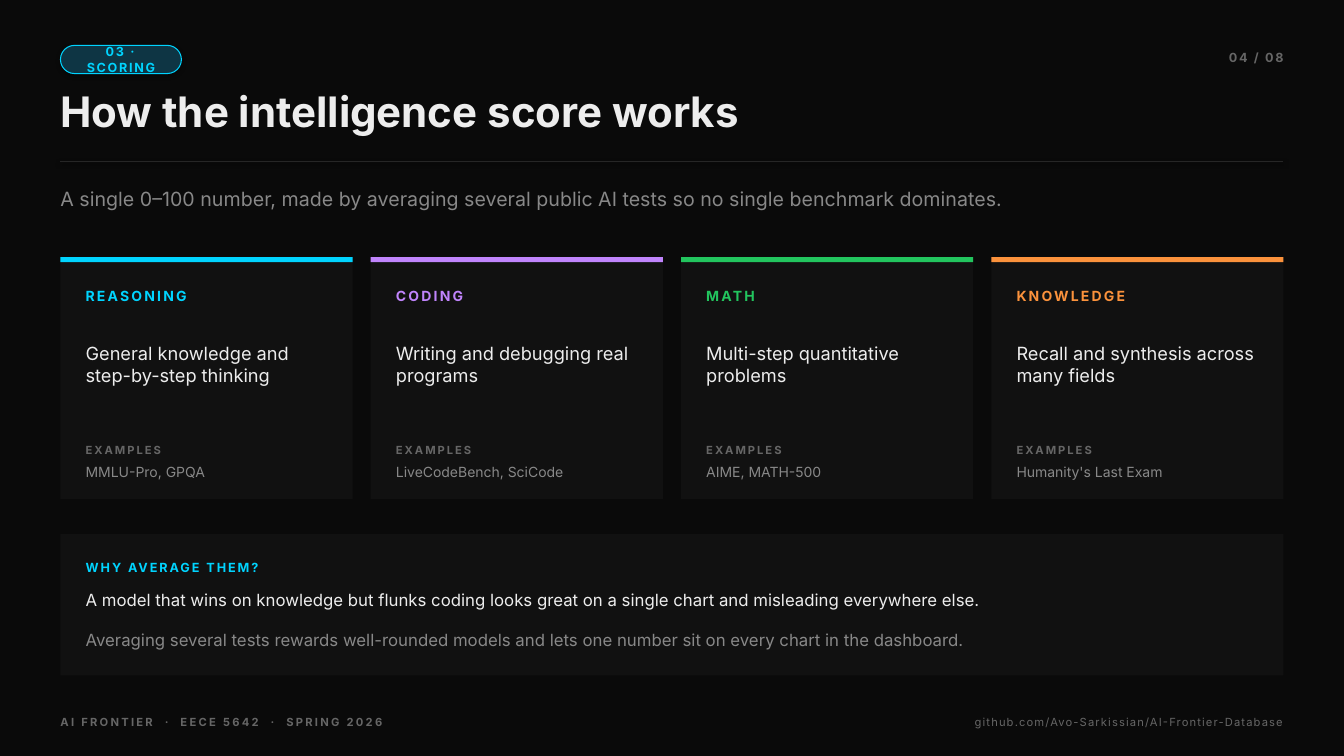
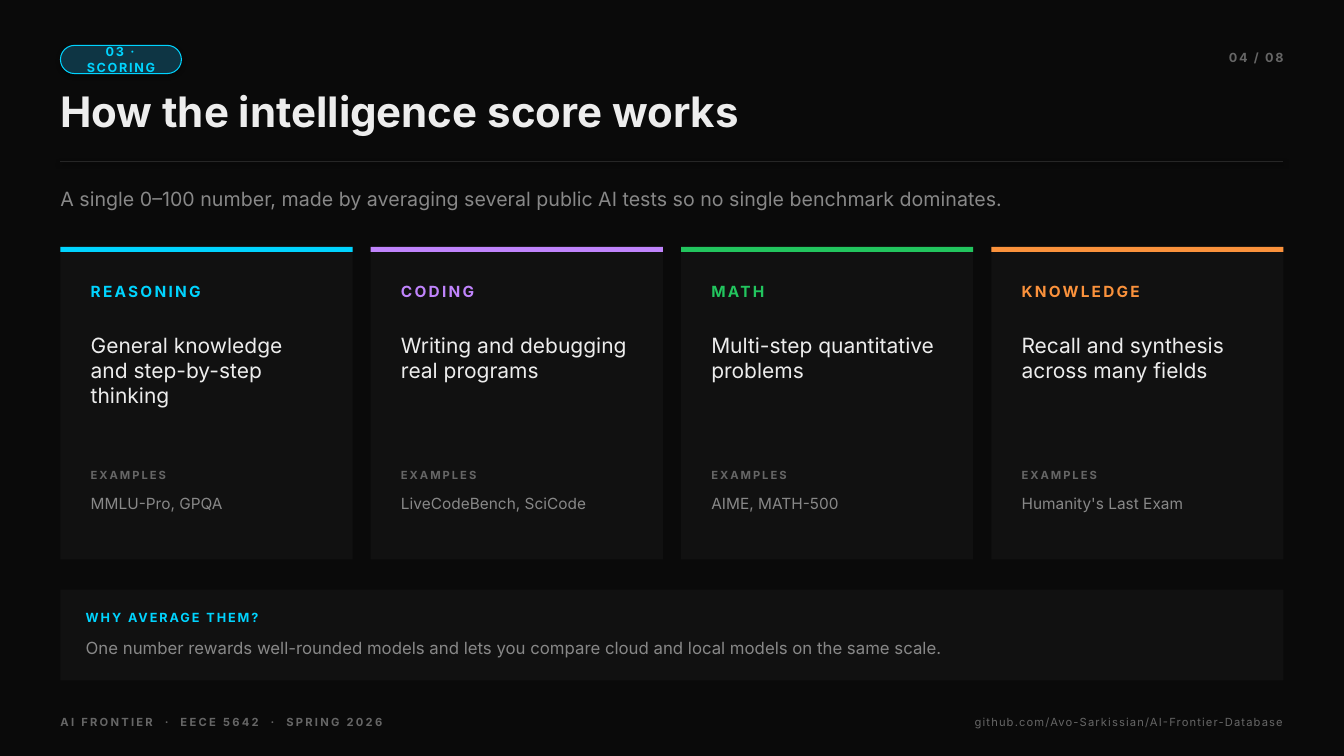
Before and after one commit to Avo-Sarkissian/AI-Frontier-Database, a slide deck: slide 4 of AI_Frontier_Presentation.pptx. Drawn at 1344x756 pixels with LibreOffice and Linux fonts; fonts in the diff are those of the drawing. Boxes give left, top, right and bottom in pixels: in the first picture for what was removed or moved away, otherwise in the second. Text is boxed around its words. In the diff, an @@ line names an element or a change of style, - is before the commit and + after.

```diff
--- a/AI_Frontier_Presentation.pptx
+++ b/AI_Frontier_Presentation.pptx
@@ rectangle: place and size @@
-rectangle at [60, 257, 353, 499]
+rectangle at [60, 247, 353, 560]
@@ rectangle: place and size @@
-rectangle at [371, 257, 663, 499]
+rectangle at [371, 247, 663, 560]
@@ rectangle: place and size @@
-rectangle at [682, 257, 974, 499]
+rectangle at [682, 247, 974, 560]
@@ 4 rectangles: place and size @@
-4 rectangles at [60, 257, 1284, 262]
+4 rectangles at [60, 247, 1284, 252]
@@ rectangle: place and size @@
-rectangle at [991, 257, 1284, 499]
+rectangle at [991, 247, 1284, 560]
@@ text "General knowledge and step-by-step thinking": place and size @@
-text "General knowledge and step-by-step thinking" at [86, 346, 289, 386]
+text "General knowledge and step-by-step thinking" at [91, 337, 283, 408]
@@ text "Writing and debugging real programs": place and size @@
-text "Writing and debugging real programs" at [396, 346, 628, 386]
+text "Writing and debugging real programs" at [401, 337, 626, 383]
@@ text "Multi-step quantitative problems": place and size @@
-text "Multi-step quantitative problems" at [706, 346, 899, 386]
+text "Multi-step quantitative problems" at [711, 337, 934, 383]
@@ size 13 to 15 pt in 4 elements at [91, 337, 283, 408], [401, 337, 626, 383], [711, 337, 934, 383], [1022, 337, 1224, 383] @@
@@ text "Recall and synthesis across many ...": place and size @@
-text "Recall and synthesis across many ..." at [1017, 346, 1254, 386]
+text "Recall and synthesis across many ..." at [1022, 337, 1224, 383]
@@ text "EXAMPLES": place and size @@
-text "EXAMPLES" at [86, 446, 161, 454]
+text "EXAMPLES" at [91, 471, 166, 479]
@@ text "EXAMPLES": place and size @@
-text "EXAMPLES" at [396, 446, 471, 454]
+text "EXAMPLES" at [401, 471, 476, 479]
@@ text "EXAMPLES": place and size @@
-text "EXAMPLES" at [706, 446, 781, 454]
+text "EXAMPLES" at [711, 471, 786, 479]
@@ text "EXAMPLES": place and size @@
-text "EXAMPLES" at [1017, 446, 1092, 454]
+text "EXAMPLES" at [1022, 471, 1097, 479]
@@ text "MMLU-Pro, GPQA": place and size @@
-text "MMLU-Pro, GPQA" at [86, 467, 205, 479]
+text "MMLU-Pro, GPQA" at [91, 498, 222, 512]
@@ text "LiveCodeBench, SciCode": place and size @@
-text "LiveCodeBench, SciCode" at [396, 466, 564, 479]
+text "LiveCodeBench, SciCode" at [401, 497, 586, 512]
@@ text "AIME, MATH-500": place and size @@
-text "AIME, MATH-500" at [706, 467, 822, 479]
+text "AIME, MATH-500" at [711, 498, 838, 512]
@@ size 10 to 11 pt in 8 elements at [91, 285, 201, 297], [401, 285, 474, 297], [712, 282, 944, 313], [1022, 285, 1140, 297], [91, 498, 222, 512], [401, 497, 586, 512], [711, 498, 838, 512], [1022, 497, 1183, 512] @@
@@ text "Humanity's Last Exam": place and size @@
-text "Humanity's Last Exam" at [1017, 467, 1162, 480]
+text "Humanity's Last Exam" at [1022, 497, 1183, 512]
@@ rectangle: place and size @@
-rectangle at [60, 534, 1284, 676]
+rectangle at [60, 590, 1284, 681]
@@ text "WHY AVERAGE THEM?": place and size @@
-text "WHY AVERAGE THEM?" at [86, 560, 1296, 590]
+text "WHY AVERAGE THEM?" at [86, 610, 1296, 640]
@@ text at [86, 642, 941, 658]: text changed; text colour #EDEDED to #888888 @@
-A model that wins on knowledge but flunks coding looks great on a single chart and misleading everywhere else.
+One number rewards well-rounded models and lets you compare cloud and local models on the same scale.
@@ text removed at [86, 633, 964, 650] @@
-Averaging several tests rewards well-rounded models and lets one number sit on every chart in the dashboard.
```
Also in this commit, not shown: 3 other slides changed, 1 other file.
